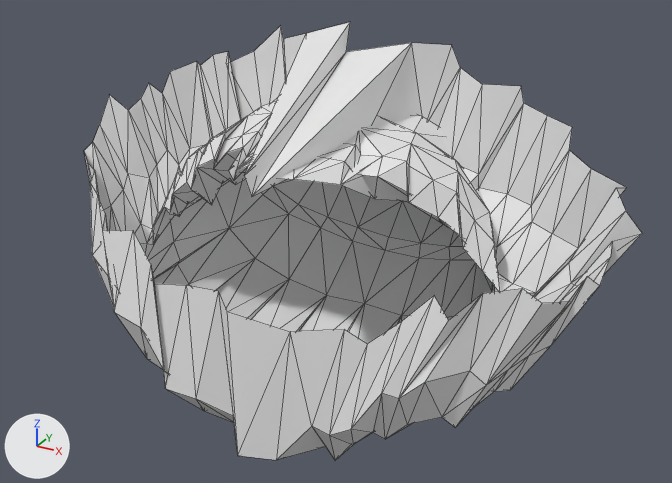
Renders of the Blender file public/models/skirt_mesh_sitting_animation.blend from each side of a commit.
Rendered twice from a camera (50 mm lens) standing at (32.2, 32.8, 34.3) and looking at (0.9, 89.8, 5.9). The axes (+X, +Y, +Z) are drawn at lower left. The lights are the same throughout. The older version comes first. Both versions are drawn at full value of the shape key 'Pose_099' of 'Skirt_Animated_Bottoms'; the numbers are the values there. Mesh edges are drawn as thin lines.

The first picture shows 'Skirt_Animated_Bottoms'.
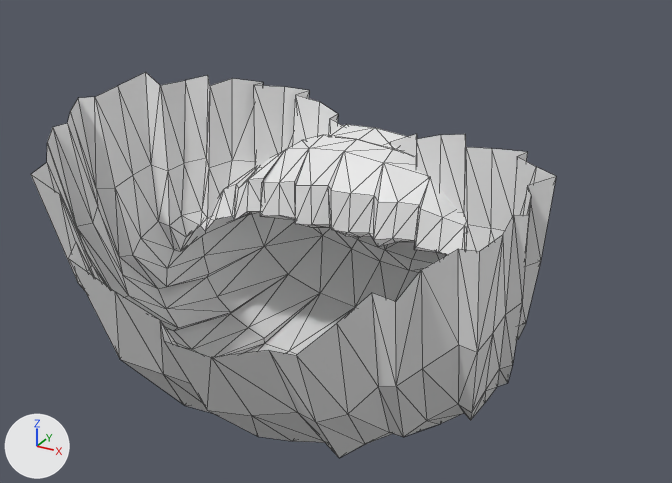
Location of each change, (x1, y1, x2, y2) in pixels of the pictures (672 x 483 px):
'Skirt_Animated_Bottoms', reshaped (12% shorter): before (84, 22, 642, 461); after (31, 72, 556, 458)

What the commit changed:
me_bottomsskirtanimationmesh is used by ob_skirt_animated_bottoms; location (0.0, 0.0, 0.0).
me_bottomsskirtanimationmesh had 381 vertices, 700 faces and spanned x -21.0..23.4, y 78.9..101.8, z -9.7..21.8.
me_bottomsskirtanimationmesh now has 381 vertices, 700 faces and spans x -20.4..18.0, y 73.4..106.6, z -9.8..16.3.
me_bottomsskirtanimationmesh part 1: 381 of 381 vertices moved; they spanned x -21.0..23.4, y 78.9..101.8, z -9.7..21.8 and now span x -20.4..18.0, y 73.4..106.6, z -9.8..16.3; mean shift (-0.5, 2.7, -2.2).
